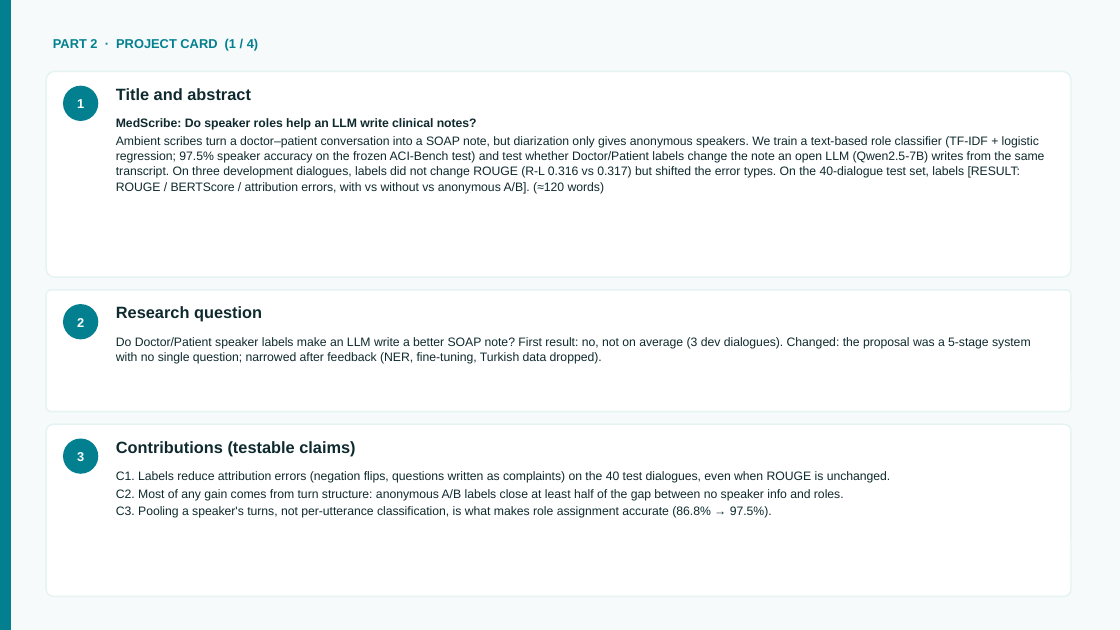
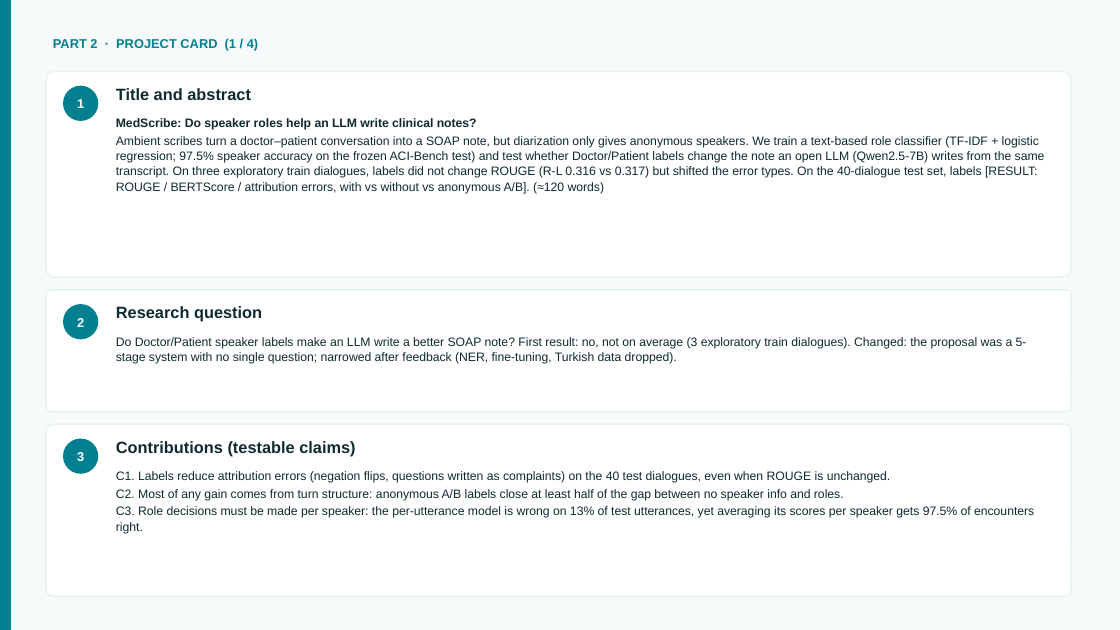
Before and after one commit to Pikseel/medscribe, a slide deck: slide 11 of results/medscribe_midproject.pptx. Drawn at 1120x630 pixels with LibreOffice and Linux fonts; fonts in the diff are those of the drawing. Boxes give left, top, right and bottom in pixels: in the first picture for what was removed or moved away, otherwise in the second. Text is boxed around its words. In the diff, an @@ line names an element or a change of style, - is before the commit and + after.

```diff
--- a/results/medscribe_midproject.pptx
+++ b/results/medscribe_midproject.pptx
@@ text at (116,136,1045,194): text changed @@
-Ambient scribes turn a doctor–patient conversation into a SOAP note, but diarization only gives anonymous speakers. We train a text-based role classifier (TF-IDF + logistic regression; 97.5% speaker accuracy on the frozen ACI-Bench test) and test whether Doctor/Patient labels change the note an open LLM (Qwen2.5-7B) writes from the same transcript. On three development dialogues, labels did not change ROUGE (R-L 0.316 vs 0.317) but shifted the error types. On the 40-dialogue test set, labels [RESULT: ROUGE / BERTScore / attribution errors, with vs without vs anonymous A/B]. (≈120 words)
+Ambient scribes turn a doctor–patient conversation into a SOAP note, but diarization only gives anonymous speakers. We train a text-based role classifier (TF-IDF + logistic regression; 97.5% speaker accuracy on the frozen ACI-Bench test) and test whether Doctor/Patient labels change the note an open LLM (Qwen2.5-7B) writes from the same transcript. On three exploratory train dialogues, labels did not change ROUGE (R-L 0.316 vs 0.317) but shifted the error types. On the 40-dialogue test set, labels [RESULT: ROUGE / BERTScore / attribution errors, with vs without vs anonymous A/B]. (≈120 words)
@@ text at (116,337,1027,364): text changed @@
-Do Doctor/Patient speaker labels make an LLM write a better SOAP note? First result: no, not on average (3 dev dialogues). Changed: the proposal was a 5-stage system with no single question; narrowed after feedback (NER, fine-tuning, Turkish data dropped).
+Do Doctor/Patient speaker labels make an LLM write a better SOAP note? First result: no, not on average (3 exploratory train dialogues). Changed: the proposal was a 5-stage system with no single question; narrowed after feedback (NER, fine-tuning, Turkish data dropped).
@@ text at (116,506,1034,534): text changed @@
-C3. Pooling a speaker's turns, not per-utterance classification, is what makes role assignment accurate (86.8% → 97.5%).
+C3. Role decisions must be made per speaker: the per-utterance model is wrong on 13% of test utterances, yet averaging its scores per speaker gets 97.5% of encounters right.
```
Also in this commit, not shown: 7 other slides changed, 4 other files.
